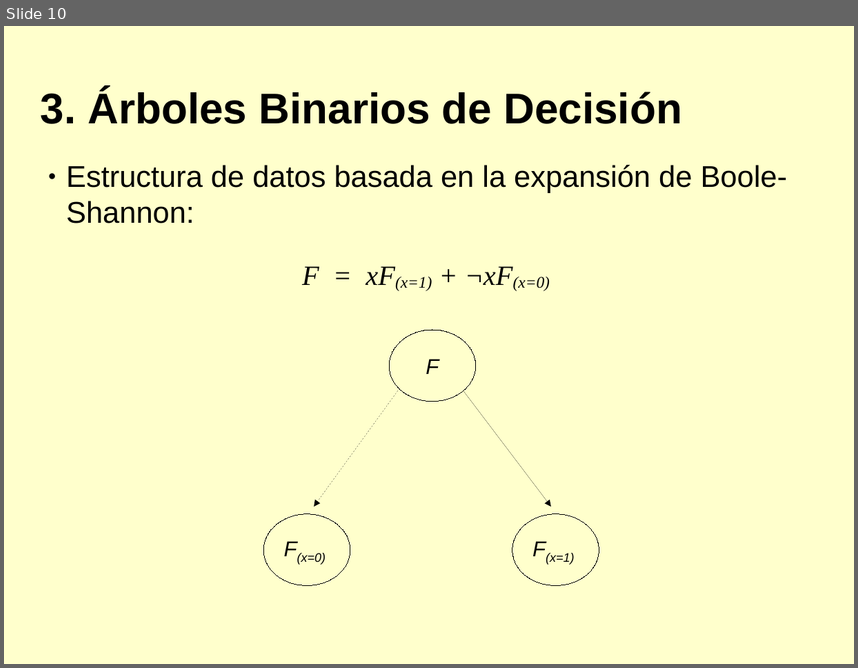
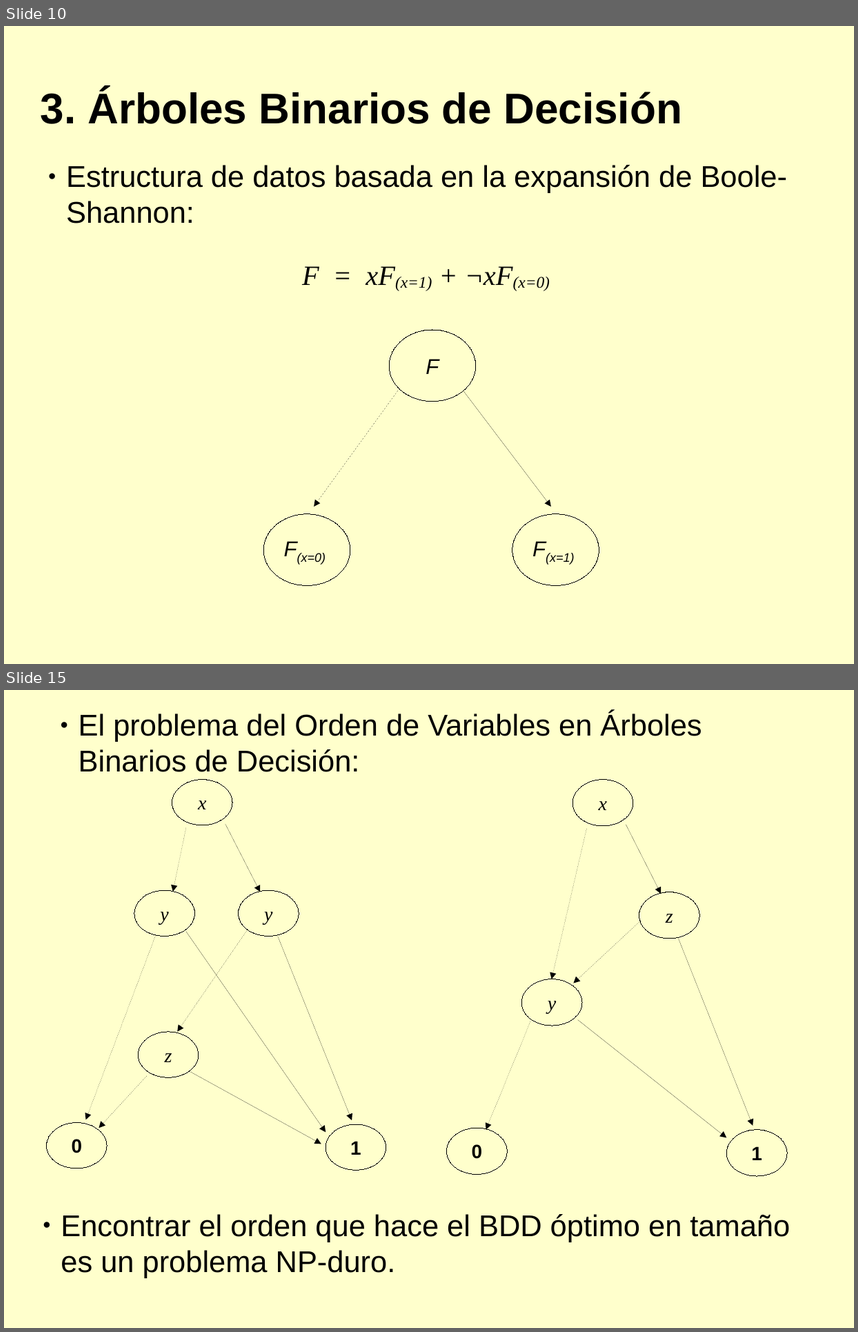
Before and after one commit to diegojromerolopez/djbdd, a slide deck: doc/presentacion.odp. Shown one above the other, each under a label of ours: slide 10 before the commit, slides 10 and 15 after it; the slides between them are not shown. The pictures are 858x668 and 858x1332 pixels, drawn with LibreOffice and Linux fonts; fonts in the diff are those of the drawing. Boxes give left, top, right and bottom in pixels: in the first picture for what was removed or moved away, otherwise in the second. Text is boxed around its words. In the diff, an @@ line names an element or a change of style, - is before the commit and + after.

```diff
--- a/doc/presentacion.odp
+++ b/doc/presentacion.odp
@@ slide 15 added at [4,690,854,1328], background #FFFFCC @@
@@ text added at [79,711,702,772], 28 pt, text #000000 @@
+● El problema del Orden de Variables en Árboles Binarios de Decisión:
@@ group added at [447,780,788,1176]: 6 arrows, 5 ellipses @@
+x
+0
+1
+y
+z
@@ group added at [46,780,386,1170]: 8 arrows, 6 ellipses @@
+x
+0
+1
+y
+y
+z
@@ text added at [61,1214,790,1278], 28 pt, text #000000 @@
+● Encontrar el orden que hace el BDD óptimo en tamaño es un problema NP-duro.
```
Also in this commit, not shown: 1 slide changed, 14 other slides added, 3 other files.
